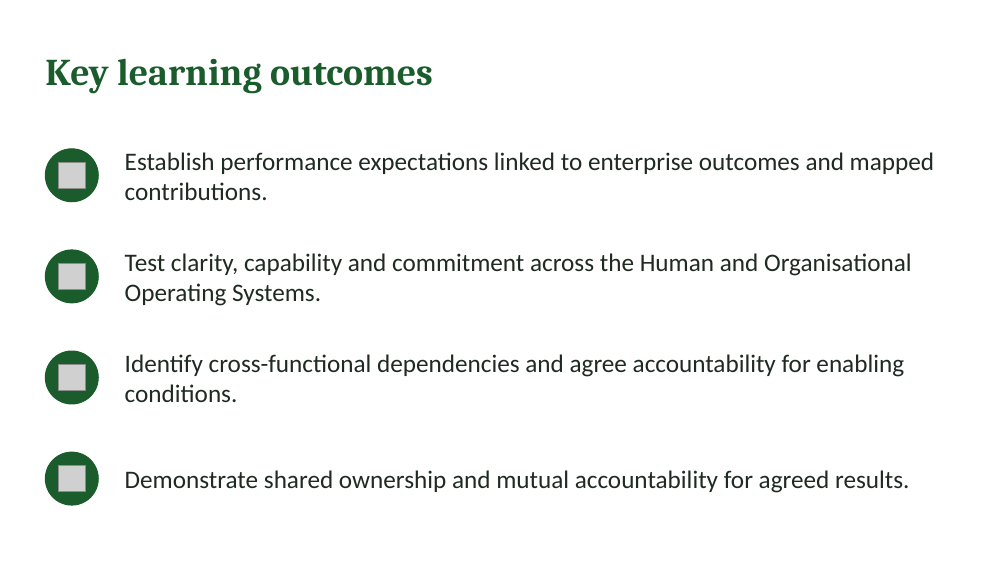
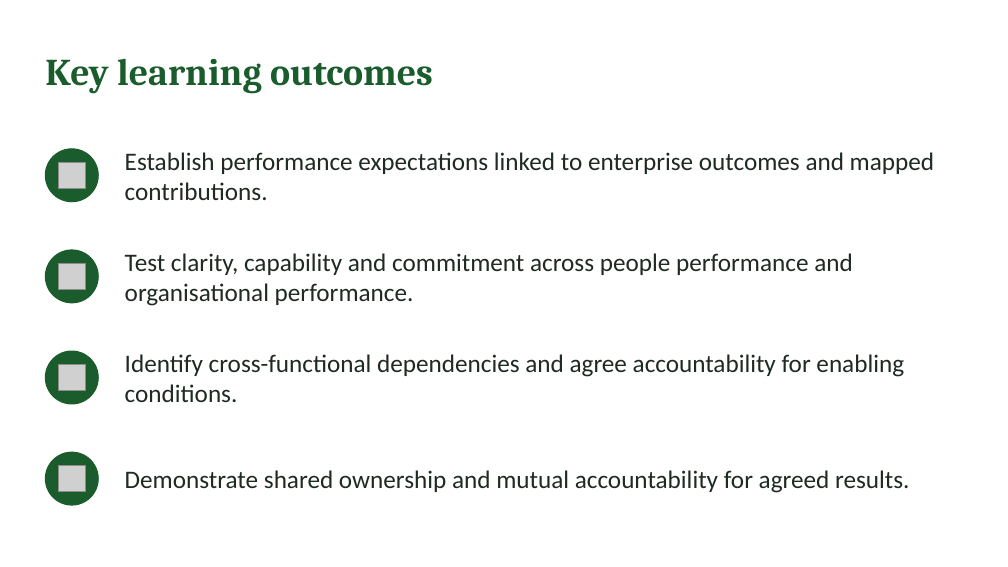
Before and after one commit to IBSL26/ibsl-platform, a slide deck: slide 2 of Unit decks/Unit 07 - Establishing Performance Expectations.pptx. Drawn at 1008x567 pixels with LibreOffice and Linux fonts; fonts in the diff are those of the drawing; grey boxes stand for pictures. Boxes give left, top, right and bottom in pixels: in the first picture for what was removed or moved away, otherwise in the second. Text is boxed around its words. In the diff, an @@ line names an element or a change of style, - is before the commit and + after.

```diff
--- a/Unit decks/Unit 07 - Establishing Performance Expectations.pptx
+++ b/Unit decks/Unit 07 - Establishing Performance Expectations.pptx
@@ text at (125, 253, 853, 306): text changed @@
-Test clarity, capability and commitment across the Human and Organisational Operating Systems.
+Test clarity, capability and commitment across people performance and organisational performance.
```
Also in this commit, not shown: 5 other slides changed, 3 slides added, 38 other files.
